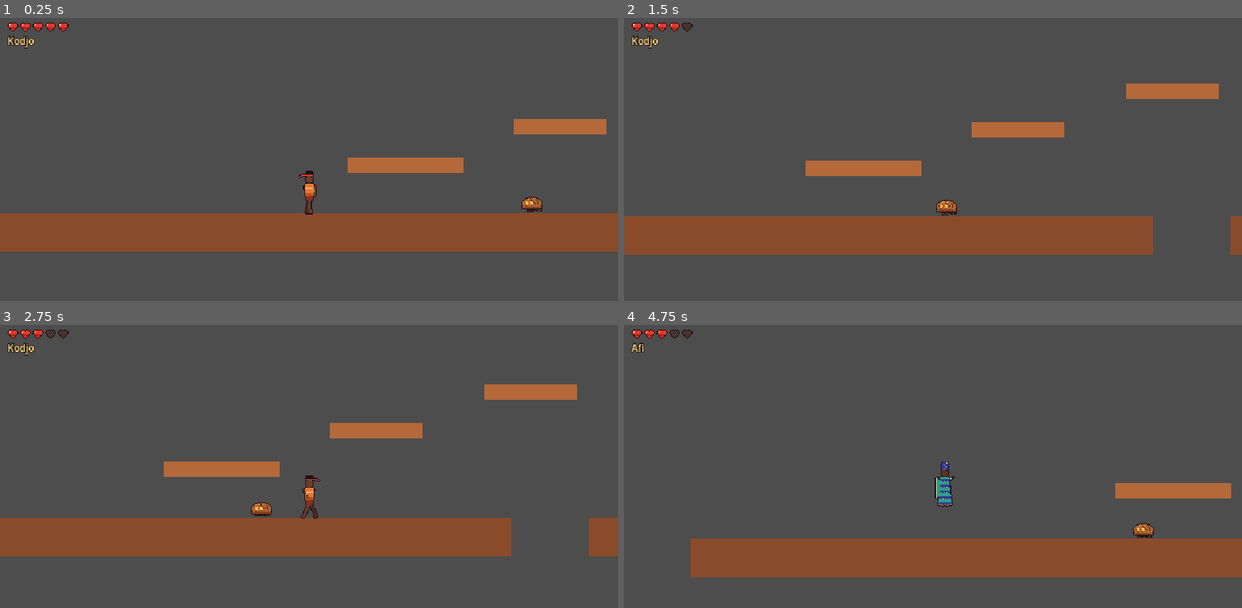
Above: before the commit, frames 1-4 (two rows, left to right).
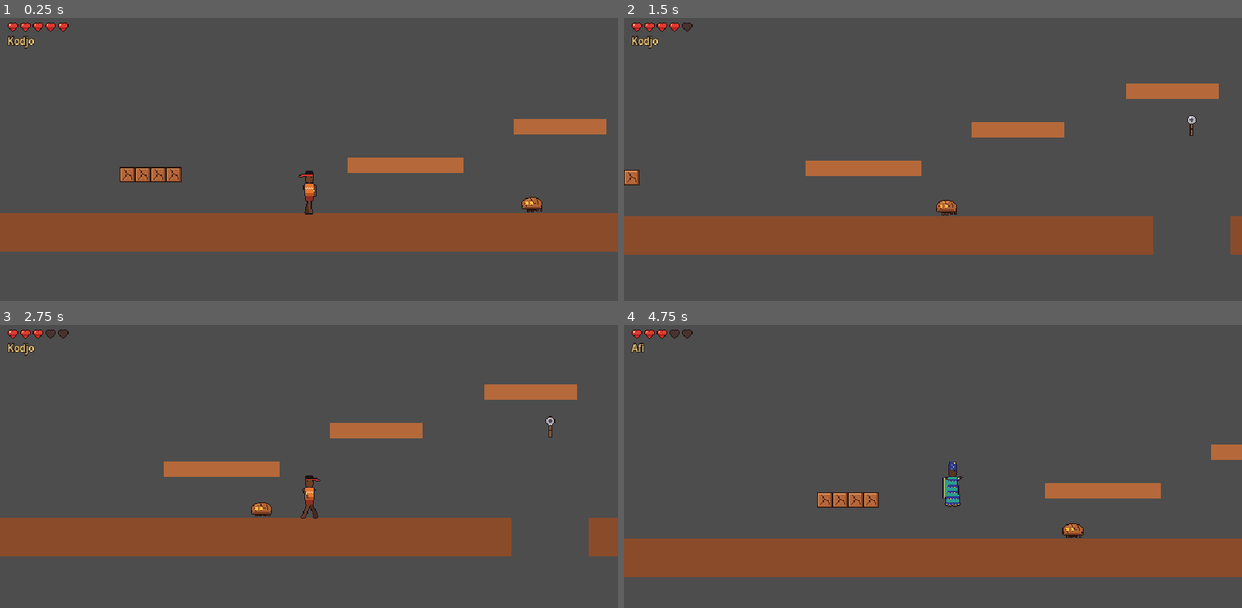
Above: after the commit, the same moments.

Repository: maximghost/xevioso
Game: Godot game, scene res://scenes/levels/test_level.tscn
Same seed, same stepped clock (60 frames per second), same inputs: the game is played once before the commit and once after it.
Inputs (mouse positions are in pixels of both pictures, inside the frame that each line leads up to):
- Up to frame 1 (0.25 s): no input
- Up to frame 2 (1.5 s): move the mouse to (902, 258) at 0.52 s; hold K (ability) 0.53-1.28 s; hold D (move_right) from 0.53 s (still down); click (902, 258) at 0.67 s; tap Space (jump) at 0.77, 0.8, 1.07, 1.35 s; move the mouse to (1118, 241) at 1.27 s
- Up to frame 3 (2.75 s): tap Space (jump) at 1.52, 1.82, 2.3 s; tap K (ability) at 1.55 s; move the mouse to (123, 443) at 2.02 s; release D (move_right) at 2.03 s; hold A (move_left) from 2.03 s (still down); hold K (ability) from 2.03 s (still down)
- Up to frame 4 (4.75 s): move the mouse to (963, 494) at 2.77 s; release K (ability) at 2.78 s; tap J (attack) at 2.85 s; click (963, 494) at 2.92 s; tap Space (jump) at 3.02, 3.32, 3.77, 3.8, 4.07, 4.52 s; tap K (ability) at 3.05, 4.35 s; move the mouse to (840, 409) at 3.52 s; tap Tab (switch_hero) at 3.6 s; move the mouse to (1068, 477) at 4.27 s; release A (move_left) at 4.28 s; hold D (move_right) from 4.28 s (still down)

The runs differ from the first frame. In frame 1, 0.5% of the frame differs, in the area x 19-30%, y 52-59%; in frame 2, 0.2%; in frame 3, less than 0.1%; in frame 4, 4.3%, in the area x 0-100%, y 42-90%.

Commit message:
Perche de Yawa, Marteau d'Abla et premiers éléments du décor
- Perche-filet : accroche aux pieux à portée (halo), balancement en pendule, élan au lâcher
- Marteau : frappe au sol et piqué, brise les blocs fragiles, 2 dégâts aux ennemis
- Pieu d'accroche et bloc de latérite fragile (les murs s'écroulent en cascade)
- Effets réutilisables (Fx.dust) et secousse de caméra
- Niveau de test : deux pieux, un mur et un plancher fragiles

Diff:
--- a/assets/heroes/abla/abla_data.tres
+++ b/assets/heroes/abla/abla_data.tres
@@ -1,9 +1,11 @@
 [gd_resource type="Resource" script_class="HeroData" format=3]
 
 [ext_resource type="Script" path="res://scripts/heroes/hero_data.gd" id="1_data"]
+[ext_resource type="PackedScene" path="res://scenes/heroes/abilities/hammer_ability.tscn" id="3_ability"]
 [ext_resource type="SpriteFrames" path="res://assets/heroes/abla/abla_frames.tres" id="2_frames"]
 
 [resource]
 script = ExtResource("1_data")
 display_name = "Abla"
 frames = ExtResource("2_frames")
+ability_scene = ExtResource("3_ability")
--- a/assets/heroes/yawa/yawa_data.tres
+++ b/assets/heroes/yawa/yawa_data.tres
@@ -1,9 +1,11 @@
 [gd_resource type="Resource" script_class="HeroData" format=3]
 
 [ext_resource type="Script" path="res://scripts/heroes/hero_data.gd" id="1_data"]
+[ext_resource type="PackedScene" path="res://scenes/heroes/abilities/grapple_ability.tscn" id="3_ability"]
 [ext_resource type="SpriteFrames" path="res://assets/heroes/yawa/yawa_frames.tres" id="2_frames"]
 
 [resource]
 script = ExtResource("1_data")
 display_name = "Yawa"
 frames = ExtResource("2_frames")
+ability_scene = ExtResource("3_ability")
--- a/scenes/enemies/crawler/crawler.gd
+++ b/scenes/enemies/crawler/crawler.gd
@@ -123,21 +123,4 @@
 
 ## Petit nuage de poussière de latérite à l'endroit où elle disparaît.
 func _spawn_dust() -> void:
-	var dust := CPUParticles2D.new()
-	dust.one_shot = true
-	dust.explosiveness = 1.0
-	dust.amount = 14
-	dust.lifetime = 0.45
-	dust.direction = Vector2.UP
-	dust.spread = 80.0
-	dust.initial_velocity_min = 30.0
-	dust.initial_velocity_max = 80.0
-	dust.gravity = Vector2(0.0, 160.0)
-	dust.scale_amount_min = 1.0
-	dust.scale_amount_max = 2.5
-	dust.color = Color(0.72, 0.44, 0.24)
-	dust.global_position = global_position + Vector2(0.0, -4.0)
-	dust.emitting = true
-	get_parent().add_child(dust)
-	# Le nuage se supprime une fois fini.
-	dust.finished.connect(dust.queue_free)
+	Fx.dust(get_parent(), global_position + Vector2(0.0, -4.0), Color(0.72, 0.44, 0.24))
--- /dev/null
+++ b/scenes/heroes/abilities/grapple_ability.gd
@@ -0,0 +1,147 @@
+class_name GrappleAbility
+extends HeroAbility
+## La Perche-filet de Yawa, la pêcheuse de la lagune : elle s'accroche aux pieux et se balance.
+##
+## Quand un pieu d'accroche (GrappleAnchor) est à portée, au-dessus d'elle, il s'entoure
+## d'un halo. Appuyer sur la capacité y accroche la perche ; en la maintenant, Yawa se
+## balance comme un pendule (gauche/droite pour prendre de l'élan). Lâcher le bouton la
+## libère avec sa vitesse : on se propulse d'un pieu à l'autre. Sauter la libère aussi,
+## avec un petit élan vers le haut.
+##
+## Le balancement est un pendule simple : à chaque image on applique la gravité et l'élan,
+## puis on ramène Yawa sur le cercle centré sur le pieu (la perche ne s'allonge pas).
+
+
+## Distance maximale pour s'accrocher, en pixels.
+@export var reach: float = 120.0
+
+## Longueur minimale de la perche (évite un pendule minuscule qui tourne trop vite).
+@export var min_length: float = 28.0
+
+## Élan donné par les flèches pendant le balancement, en pixels par seconde au carré.
+@export var swing_acceleration: float = 520.0
+
+## Vitesse maximale pendant le balancement.
+@export var max_swing_speed: float = 420.0
+
+## Élan vers le haut quand on saute pour se libérer, en pixels par seconde.
+@export var jump_release_boost: float = 180.0
+
+## Couleur de la perche.
+@export var pole_color: Color = Color(0.6, 0.4, 0.22)
+
+# Le pieu auquel Yawa est accrochée, et la longueur de la perche.
+var _anchor: GrappleAnchor = null
+var _length: float = 0.0
+# Le pieu à portée (celui qui a le halo), qu'on accrochera si l'on appuie.
+var _target: GrappleAnchor = null
+# La perche dessinée entre la main et le pieu.
+var _pole: Line2D
+
+
+func _init() -> void:
+	cooldown = 0.15
+	takes_control = true
+	animation = &"jump"
+
+
+func _ready() -> void:
+	_pole = Line2D.new()
+	_pole.width = 1.5
+	_pole.default_color = pole_color
+	_pole.visible = false
+	# La perche est ajoutée au niveau : ses points sont en coordonnées du monde.
+	player.get_parent().add_child.call_deferred(_pole)
+
+
+## Cherche, à chaque image, le pieu à portée et lui met le halo.
+func passive_update(_delta: float) -> void:
+	if active:
+		return
+	var best: GrappleAnchor = _find_anchor()
+	if best != _target:
+		_set_target(best)
+
+
+func on_deselected() -> void:
+	_set_target(null)
+
+
+func can_activate() -> bool:
+	return _target != null and is_instance_valid(_target)
+
+
+func _activate() -> void:
+	_anchor = _target
+	_set_target(null)
+	var offset: Vector2 = player.global_position - _anchor.global_position
+	_length = maxf(offset.length(), min_length)
+	# On ne garde que la vitesse le long du cercle (la composante qui tirerait sur la perche
+	# disparaît) : l'accrochage paraît souple, sans à-coup.
+	var radial: Vector2 = offset.normalized()
+	player.velocity -= radial * player.velocity.dot(radial)
+	_pole.visible = true
+
+
+func physics_update(delta: float) -> void:
+	if not is_instance_valid(_anchor) or player.is_on_floor():
+		finish()
+		return
+	if Input.is_action_just_pressed("jump"):
+		player.velocity.y = minf(player.velocity.y, -jump_release_boost)
+		finish()
+		return
+	if not Input.is_action_pressed("ability"):
+		finish()  # on lâche : Yawa part avec sa vitesse
+		return
+
+	var anchor: Vector2 = _anchor.global_position
+	var position: Vector2 = player.global_position
+	var velocity: Vector2 = player.velocity
+
+	# 1. Les forces : gravité et élan donné par les flèches.
+	velocity.y += player.get_gravity_strength() * delta
+	velocity.x += Input.get_axis("move_left", "move_right") * swing_acceleration * delta
+
+	# 2. La perche ne s'allonge pas : si Yawa s'éloigne trop du pieu, on la ramène sur le cercle.
+	var next: Vector2 = position + velocity * delta
+	if next.distance_to(anchor) > _length:
+		next = anchor + (next - anchor).normalized() * _length
+	velocity = ((next - position) / delta).limit_length(max_swing_speed)
+
+	player.velocity = velocity
+	if absf(velocity.x) > 10.0:
+		player.set_facing(1 if velocity.x > 0.0 else -1)
+
+	_pole.points = PackedVector2Array([player.global_position + Vector2(0.0, -16.0), anchor])
+
+
+func _on_finish() -> void:
+	_pole.visible = false
+	_anchor = null
+
+
+## Le pieu le plus proche, à portée et au-dessus de Yawa (null s'il n'y en a pas).
+func _find_anchor() -> GrappleAnchor:
+	var best: GrappleAnchor = null
+	var best_distance: float = reach
+	var hand: Vector2 = player.global_position + Vector2(0.0, -16.0)
+	for node in player.get_tree().get_nodes_in_group(&"grapple_anchor"):
+		var anchor := node as GrappleAnchor
+		var offset: Vector2 = anchor.global_position - hand
+		if offset.y > -4.0:
+			continue  # on ne s'accroche qu'au-dessus de soi
+		var distance: float = offset.length()
+		if distance < best_distance:
+			best = anchor
+			best_distance = distance
+	return best
+
+
+## Déplace le halo vers un autre pieu (ou l'éteint).
+func _set_target(anchor: GrappleAnchor) -> void:
+	if _target != null and is_instance_valid(_target):
+		_target.set_highlighted(false)
+	_target = anchor
+	if _target != null:
+		_target.set_highlighted(true)
--- /dev/null
+++ b/scenes/heroes/abilities/grapple_ability.tscn
@@ -0,0 +1,6 @@
+[gd_scene format=3]
+
+[ext_resource type="Script" path="res://scenes/heroes/abilities/grapple_ability.gd" id="1_grapple"]
+
+[node name="GrappleAbility" type="Node"]
+script = ExtResource("1_grapple")
--- /dev/null
+++ b/scenes/heroes/abilities/hammer_ability.gd
@@ -0,0 +1,117 @@
+class_name HammerAbility
+extends HeroAbility
+## Le Marteau d'Abla, la forgeronne : il brise les blocs fragiles et écrase les ennemis.
+##
+## Au sol : une frappe devant elle. Les blocs fragiles touchés volent en éclats,
+## les ennemis prennent un gros coup (2 points) et restent sonnés.
+## En l'air : un piqué. Abla fonce vers le sol, invulnérable ; à l'impact, elle frappe
+## tout ce qui est sous ses pieds et autour. Si elle brise des blocs fragiles en tombant,
+## elle continue son piqué à travers : on peut percer un plancher de latérite.
+
+
+## Vitesse du piqué, en pixels par seconde.
+@export var slam_speed: float = 520.0
+
+## Dégâts et étourdissement infligés aux ennemis.
+@export var damage: int = 2
+@export var stun: float = 0.6
+
+## Zone de la frappe au sol, devant Abla (largeur, hauteur) et son décalage.
+@export var strike_size: Vector2 = Vector2(30.0, 34.0)
+@export var strike_offset: Vector2 = Vector2(20.0, -2.0)
+
+## Zone de l'impact du piqué, sous ses pieds.
+@export var impact_size: Vector2 = Vector2(52.0, 22.0)
+@export var impact_offset: Vector2 = Vector2(0.0, 22.0)
+
+## Durée de la frappe au sol, en secondes.
+@export var strike_time: float = 0.18
+
+# Vrai pendant un piqué (faux pendant une frappe au sol).
+var _slamming: bool = false
+# Temps restant de la frappe au sol.
+var _time_left: float = 0.0
+
+
+func _init() -> void:
+	cooldown = 0.3
+	takes_control = true
+
+
+func _activate() -> void:
+	_slamming = not player.is_on_floor()
+	if _slamming:
+		animation = &"fall"
+		player.velocity = Vector2(0.0, slam_speed)
+	else:
+		animation = &"throw"
+		_time_left = strike_time
+		player.velocity = Vector2.ZERO
+		var offset := Vector2(strike_offset.x * player.facing, strike_offset.y)
+		if _strike(offset, strike_size) > 0:
+			player.shake_camera(2.0, 0.1)
+
+
+func physics_update(delta: float) -> void:
+	if _slamming:
+		_update_slam()
+	else:
+		player.velocity = Vector2.ZERO
+		_time_left -= delta
+		if _time_left <= 0.0:
+			finish()
+
+
+## Le piqué : on fonce vers le bas jusqu'à toucher quelque chose.
+func _update_slam() -> void:
+	if not player.is_on_floor():
+		player.velocity = Vector2(0.0, slam_speed)
+		return
+	# Impact !
+	var feet: Vector2 = player.global_position + Vector2(0.0, 20.0)
+	Fx.dust(player.get_parent(), feet, Color(0.72, 0.44, 0.24), 18, 110.0, 70.0)
+	player.shake_camera(3.0, 0.15)
+	var broken: int = _strike(impact_offset, impact_size)
+	if broken > 0:
+		# Le plancher a cédé : le piqué continue à travers.
+		player.velocity = Vector2(0.0, slam_speed)
+	else:
+		finish()
+
+
+## Pendant le piqué, Abla ne craint rien (elle peut atterrir sur un ennemi).
+func grants_invulnerability() -> bool:
+	return active and _slamming
+
+
+## Frappe une zone rectangulaire (décalage par rapport au centre d'Abla, et taille).
+## Brise les blocs fragiles, blesse les ennemis. Renvoie le nombre de blocs brisés.
+func _strike(offset: Vector2, size: Vector2) -> int:
+	var shape := RectangleShape2D.new()
+	shape.size = size
+	var query := PhysicsShapeQueryParameters2D.new()
+	query.shape = shape
+	query.transform = Transform2D(0.0, player.global_position + offset)
+	query.collision_mask = 1 | 4        # couche 1 (monde : blocs) et couche 3 (ennemis)
+	query.collide_with_areas = true     # pour toucher les zones de coup (Hitbox) des ennemis
+	query.exclude = [player.get_rid()]
+	var results: Array[Dictionary] = player.get_world_2d().direct_space_state.intersect_shape(query, 32)
+
+	var broken: int = 0
+	var already_hit: Array[Node] = []
+	for result in results:
+		var collider: Node = result.collider
+		# La Hitbox d'un ennemi transmet le coup à l'ennemi lui-même (son « owner »).
+		var target: Node = collider
+		if not (collider.has_method("smash") or collider.has_method("take_hit")):
+			target = collider.owner
+		if target == null or target in already_hit:
+			continue
+		already_hit.append(target)
+		if target.has_method("smash"):
+			target.smash()
+			broken += 1
+		elif target.has_method("take_hit") and target != player:
+			var side: float = signf(target.global_position.x - player.global_position.x)
+			target.take_hit(damage, side if side != 0.0 else float(player.facing), stun)
+	return broken
--- /dev/null
+++ b/scenes/heroes/abilities/hammer_ability.tscn
@@ -0,0 +1,6 @@
+[gd_scene format=3]
+
+[ext_resource type="Script" path="res://scenes/heroes/abilities/hammer_ability.gd" id="1_hammer"]
+
+[node name="HammerAbility" type="Node"]
+script = ExtResource("1_hammer")
--- a/scenes/heroes/abilities/hero_ability.gd
+++ b/scenes/heroes/abilities/hero_ability.gd
@@ -107,6 +107,16 @@
 	pass
 
 
+## Appelées quand ce héros devient le héros joué, ou cesse de l'être
+## (ex. la Perche éteint le halo du pieu quand on change de héros).
+func on_selected() -> void:
+	pass
+
+
+func on_deselected() -> void:
+	pass
+
+
 ## Vrai si le héros ne peut pas être blessé en ce moment (servira avec les ennemis).
 func grants_invulnerability() -> bool:
 	return false
--- a/scenes/heroes/player.gd
+++ b/scenes/heroes/player.gd
@@ -139,6 +139,10 @@
 # Temps restant pendant lequel le héros, touché, est sonné.
 var _hurt_timer: float = 0.0
 
+# Secousse de la caméra : durée restante et amplitude, en pixels.
+var _shake_time: float = 0.0
+var _shake_strength: float = 0.0
+
 # Sens du dernier coup reçu, pour orienter le recul.
 var _last_hit_direction: float = 1.0
 
@@ -253,6 +257,12 @@
 ##   hauteur = gravité × temps² / 2        →  gravité = 2 × hauteur / temps²
 ##   vitesse initiale = gravité × temps    →  impulsion = 2 × hauteur / temps
 ## L'impulsion est négative, car dans Godot l'axe vertical pointe vers le bas.
+## La gravité du saut (pixels par seconde au carré), pour les capacités qui gèrent
+## elles-mêmes la chute (le balancement de la Perche).
+func get_gravity_strength() -> float:
+	return _gravity
+
+
 func _compute_jump_physics() -> void:
 	_gravity = 2.0 * jump_height / (time_to_apex * time_to_apex)
 	_jump_velocity = -2.0 * jump_height / time_to_apex
@@ -433,9 +443,13 @@
 
 ## Fait du héros n° « index » le héros joué : ses animations et sa capacité.
 func _apply_hero(index: int) -> void:
+	if _ability != null:
+		_ability.on_deselected()
 	_hero_index = index
 	_sprite.sprite_frames = heroes[index].frames
 	_ability = _abilities[index]
+	if _ability != null:
+		_ability.on_selected()
 	hero_changed.emit(heroes[index])
 
 
@@ -596,3 +610,22 @@
 ## Change le point de réapparition (servira aux points de contrôle).
 func set_respawn_point(point: Vector2) -> void:
 	_respawn_point = point
+
+
+## Fait trembler la caméra (impacts, explosions). « strength » en pixels, « duration » en secondes.
+func shake_camera(strength: float, duration: float) -> void:
+	_shake_strength = maxf(_shake_strength, strength)
+	_shake_time = maxf(_shake_time, duration)
+
+
+func _process(delta: float) -> void:
+	if _shake_time <= 0.0:
+		return
+	_shake_time -= delta
+	var camera: Camera2D = $Camera2D
+	if _shake_time > 0.0:
+		# Décalage aléatoire, arrondi au pixel près pour rester net en pixel art.
+		camera.offset = Vector2(randf_range(-1.0, 1.0), randf_range(-1.0, 1.0)).round() * _shake_strength
+	else:
+		camera.offset = Vector2.ZERO
+		_shake_strength = 0.0
--- a/scenes/levels/test_level.tscn
+++ b/scenes/levels/test_level.tscn
@@ -10,6 +10,8 @@
 [ext_resource type="PackedScene" path="res://scenes/ui/pause_menu.tscn" id="3_pause"]
 [ext_resource type="Script" path="res://scripts/heroes/hero_data.gd" id="h_data"]
 [ext_resource type="PackedScene" path="res://scenes/ui/hud.tscn" id="4_hud"]
+[ext_resource type="PackedScene" path="res://scenes/props/grapple_anchor.tscn" id="6_anchor"]
+[ext_resource type="PackedScene" path="res://scenes/props/fragile_block.tscn" id="7_block"]
 [ext_resource type="PackedScene" path="res://scenes/enemies/crawler/crawler.tscn" id="5_crawler"]
 
 [sub_resource type="RectangleShape2D" id="RectangleShape2D_v45ci"]
@@ -117,5 +119,37 @@
 [node name="Crawler3" parent="Enemies" unique_id=880112004 instance=ExtResource("5_crawler")]
 position = Vector2(330, 62)
 
+[node name="Props" type="Node2D" parent="." unique_id=880113000]
+
+[node name="AnchorGap" parent="Props" unique_id=880113001 instance=ExtResource("6_anchor")]
+position = Vector2(140, 40)
+
+[node name="AnchorHigh" parent="Props" unique_id=880113002 instance=ExtResource("6_anchor")]
+position = Vector2(250, -30)
+
+[node name="WallBlock1" parent="Props" unique_id=880113003 instance=ExtResource("7_block")]
+position = Vector2(250, 132)
+
+[node name="WallBlock2" parent="Props" unique_id=880113004 instance=ExtResource("7_block")]
+position = Vector2(250, 116)
+
+[node name="WallBlock3" parent="Props" unique_id=880113005 instance=ExtResource("7_block")]
+position = Vector2(250, 100)
+
+[node name="WallBlock4" parent="Props" unique_id=880113006 instance=ExtResource("7_block")]
+position = Vector2(250, 84)
+
+[node name="FloorBlock1" parent="Props" unique_id=880113007 instance=ExtResource("7_block")]
+position = Vector2(-488, 100)
+
+[node name="FloorBlock2" parent="Props" unique_id=880113008 instance=ExtResource("7_block")]
+position = Vector2(-472, 100)
+
+[node name="FloorBlock3" parent="Props" unique_id=880113009 instance=ExtResource("7_block")]
+position = Vector2(-456, 100)
+
+[node name="FloorBlock4" parent="Props" unique_id=880113010 instance=ExtResource("7_block")]
+position = Vector2(-440, 100)
+
 [node name="HUD" parent="." unique_id=880112005 node_paths=PackedStringArray("player") instance=ExtResource("4_hud")]
 player = NodePath("../Player")
--- /dev/null
+++ b/scenes/props/fragile_block.gd
@@ -0,0 +1,44 @@
+class_name FragileBlock
+extends StaticBody2D
+## Bloc de latérite fragile : solide pour tout le monde, mais le Marteau d'Abla le brise.
+##
+## Il fait partie du monde (couche 1) : on marche dessus, il arrête la hache.
+## Seule une frappe de marteau appelle smash() et le réduit en éclats.
+## Un bloc fragile posé dessus s'écroule à son tour, une fraction de seconde plus tard :
+## un mur frappé à la base s'effondre en cascade, au lieu de laisser des blocs flotter.
+
+
+## Délai avant que le bloc du dessus s'écroule, en secondes.
+@export var collapse_delay: float = 0.07
+
+## Couleur des éclats.
+@export var debris_color: Color = Color(0.72, 0.41, 0.23)
+
+var _broken: bool = false
+
+
+## Brise le bloc. La collision est coupée tout de suite : un héros qui le frappe
+## en tombant (Marteau en piqué) passe au travers dans la même image.
+func smash() -> void:
+	if _broken:
+		return
+	_broken = true
+	$CollisionShape2D.disabled = true
+	Fx.dust(get_parent(), global_position, debris_color, 16, 120.0, 180.0)
+	_collapse_block_above()
+	queue_free()
+
+
+## Fait s'écrouler le bloc fragile posé juste au-dessus (s'il y en a un).
+func _collapse_block_above() -> void:
+	var query := PhysicsPointQueryParameters2D.new()
+	query.position = global_position + Vector2(0.0, -16.0)
+	query.collision_mask = collision_layer
+	for result in get_world_2d().direct_space_state.intersect_point(query, 4):
+		var above := result.collider as FragileBlock
+		if above != null and above != self:
+			# Ce bloc-ci disparaît tout de suite : la minuterie ne doit pas dépendre de lui.
+			get_tree().create_timer(collapse_delay, false).timeout.connect(
+				func() -> void:
+					if is_instance_valid(above):
+						above.smash())
--- /dev/null
+++ b/scenes/props/fragile_block.tscn
@@ -0,0 +1,18 @@
+[gd_scene format=3]
+
+[ext_resource type="Script" path="res://scenes/props/fragile_block.gd" id="1_block"]
+[ext_resource type="Texture2D" path="res://assets/props/fragile_block.png" id="2_tex"]
+
+[sub_resource type="RectangleShape2D" id="block_shape"]
+size = Vector2(16, 16)
+
+[node name="FragileBlock" type="StaticBody2D"]
+collision_layer = 1
+collision_mask = 0
+script = ExtResource("1_block")
+
+[node name="Sprite" type="Sprite2D" parent="."]
+texture = ExtResource("2_tex")
+
+[node name="CollisionShape2D" type="CollisionShape2D" parent="."]
+shape = SubResource("block_shape")
--- /dev/null
+++ b/scenes/props/grapple_anchor.gd
@@ -0,0 +1,38 @@
+class_name GrappleAnchor
+extends Node2D
+## Pieu d'accroche : Yawa peut y accrocher sa perche-filet pour se balancer.
+##
+## Il suffit de poser ce nœud dans un niveau : il s'inscrit dans le groupe
+## « grapple_anchor », que la capacité de Yawa parcourt pour trouver le pieu le plus proche.
+## Le pieu à portée s'entoure d'un halo doré, pour que le joueur sache qu'il peut s'y accrocher.
+
+
+## Couleur du halo.
+@export var highlight_color: Color = Color(1.0, 0.85, 0.35)
+
+var _highlighted: bool = false
+var _time: float = 0.0
+
+
+func _ready() -> void:
+	add_to_group(&"grapple_anchor")
+
+
+## Allume ou éteint le halo (appelée par la capacité de Yawa).
+func set_highlighted(on: bool) -> void:
+	_highlighted = on
+	queue_redraw()
+
+
+func _process(delta: float) -> void:
+	if _highlighted:
+		_time += delta
+		queue_redraw()  # le halo pulse : on le redessine à chaque image
+
+
+func _draw() -> void:
+	if not _highlighted:
+		return
+	# Le halo grandit et rétrécit doucement autour de l'anneau.
+	var pulse: float = 0.5 + 0.5 * sin(_time * 8.0)
+	draw_arc(Vector2.ZERO, 8.0 + pulse * 2.0, 0.0, TAU, 24, Color(highlight_color, 0.5 + 0.4 * pulse), 1.0)
--- /dev/null
+++ b/scenes/props/grapple_anchor.tscn
@@ -0,0 +1,11 @@
+[gd_scene format=3]
+
+[ext_resource type="Script" path="res://scenes/props/grapple_anchor.gd" id="1_anchor"]
+[ext_resource type="Texture2D" path="res://assets/props/grapple_anchor.png" id="2_tex"]
+
+[node name="GrappleAnchor" type="Node2D"]
+script = ExtResource("1_anchor")
+
+[node name="Sprite" type="Sprite2D" parent="."]
+position = Vector2(0, 6)
+texture = ExtResource("2_tex")
--- /dev/null
+++ b/scripts/core/fx.gd
@@ -0,0 +1,31 @@
+class_name Fx
+extends RefCounted
+## Petits effets visuels réutilisables, appelables de partout : Fx.dust(...).
+
+
+## Nuage de poussière (ou d'éclats) qui jaillit puis retombe, et se supprime tout seul.
+##   parent    : le nœud qui accueille l'effet (en général le niveau) ;
+##   at        : position globale ;
+##   color     : couleur des grains ;
+##   amount    : nombre de grains ;
+##   speed_max : vitesse maximale des grains, en pixels par seconde ;
+##   spread    : ouverture du jet autour de la verticale, en degrés (180 = dans tous les sens).
+static func dust(parent: Node, at: Vector2, color: Color, amount: int = 14,
+		speed_max: float = 80.0, spread: float = 80.0) -> void:
+	var dust_fx := CPUParticles2D.new()
+	dust_fx.one_shot = true
+	dust_fx.explosiveness = 1.0
+	dust_fx.amount = amount
+	dust_fx.lifetime = 0.45
+	dust_fx.direction = Vector2.UP
+	dust_fx.spread = spread
+	dust_fx.initial_velocity_min = speed_max * 0.4
+	dust_fx.initial_velocity_max = speed_max
+	dust_fx.gravity = Vector2(0.0, 220.0)
+	dust_fx.scale_amount_min = 1.0
+	dust_fx.scale_amount_max = 2.5
+	dust_fx.color = color
+	dust_fx.emitting = true
+	parent.add_child(dust_fx)
+	dust_fx.global_position = at
+	dust_fx.finished.connect(dust_fx.queue_free)
Binary file added: assets/props/fragile_block.png
Not shown, added: assets/props/fragile_block.png.import
Binary file added: assets/props/grapple_anchor.png
Not shown, added: assets/props/grapple_anchor.png.import
Not shown, added: scenes/heroes/abilities/grapple_ability.gd.uid
Not shown, added: scenes/heroes/abilities/hammer_ability.gd.uid
Not shown, added: scenes/props/fragile_block.gd.uid
Not shown, added: scenes/props/grapple_anchor.gd.uid
Not shown, added: scripts/core/fx.gd.uid
